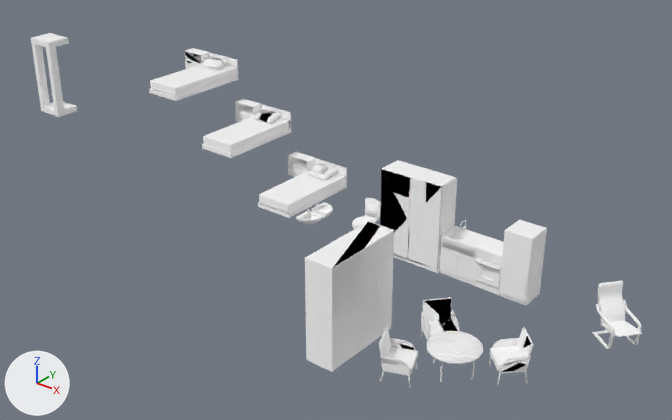
Renders of the glTF model public/1/Furniture.glb from each side of a commit.
One viewpoint serves both versions: a 50 mm camera at (208.4, -51.1, 102.3) aimed at (106.5, 76.4, 23.2). The axes (+X, +Y, +Z) are drawn at lower left. The lights are the same throughout. Where no turn or scale is listed for an object, it has been applied to the vertices. Vertices at the same position are counted once.

Names of what the first picture shows: 'Furniture'.
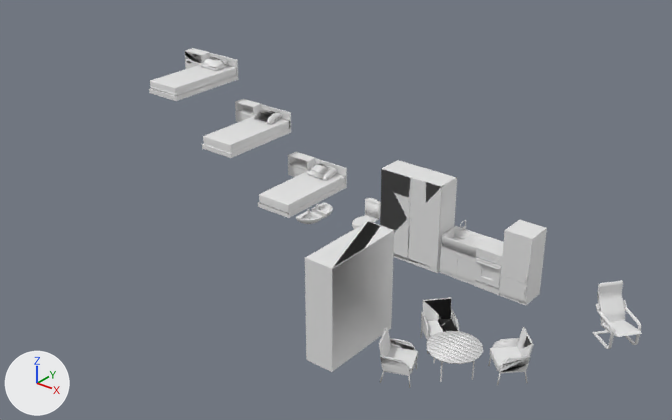
Boxes (x1, y1, x2, y2) around the edits, measured in the pictures (672 x 420 px):
'Furniture', recoloured, surface changed, reshaped (19% narrower): before (31, 33, 642, 388); after (149, 48, 642, 388)
part 1 of me_furniture, deleted: before (31, 33, 77, 117)

The change in detail:
In material 'Material.001' (mat_material_001), metallic goes from 1.0 to 0.0.
In material 'Material.001' (mat_material_001), roughness goes from 1.0 to 0.5.
Material 'Material.001' (mat_material_001) changes colour from white #ffffff to white #e7e7e7; in linear values from (1.0, 1.0, 1.0) to (0.8, 0.8, 0.8).
me_furniture has 12039 vertices, 24906 faces and spans x 40.9..162.6, y 50.3..101.9, z 4.2..53.5.
me_furniture is used by ob_furniture; location (0.0, 0.0, 0.0).
me_furniture part 1: the loose piece of 24 vertices spanning x 51.6..57.3, y 50.3..54.8, z 38.5..53.5 is deleted.
